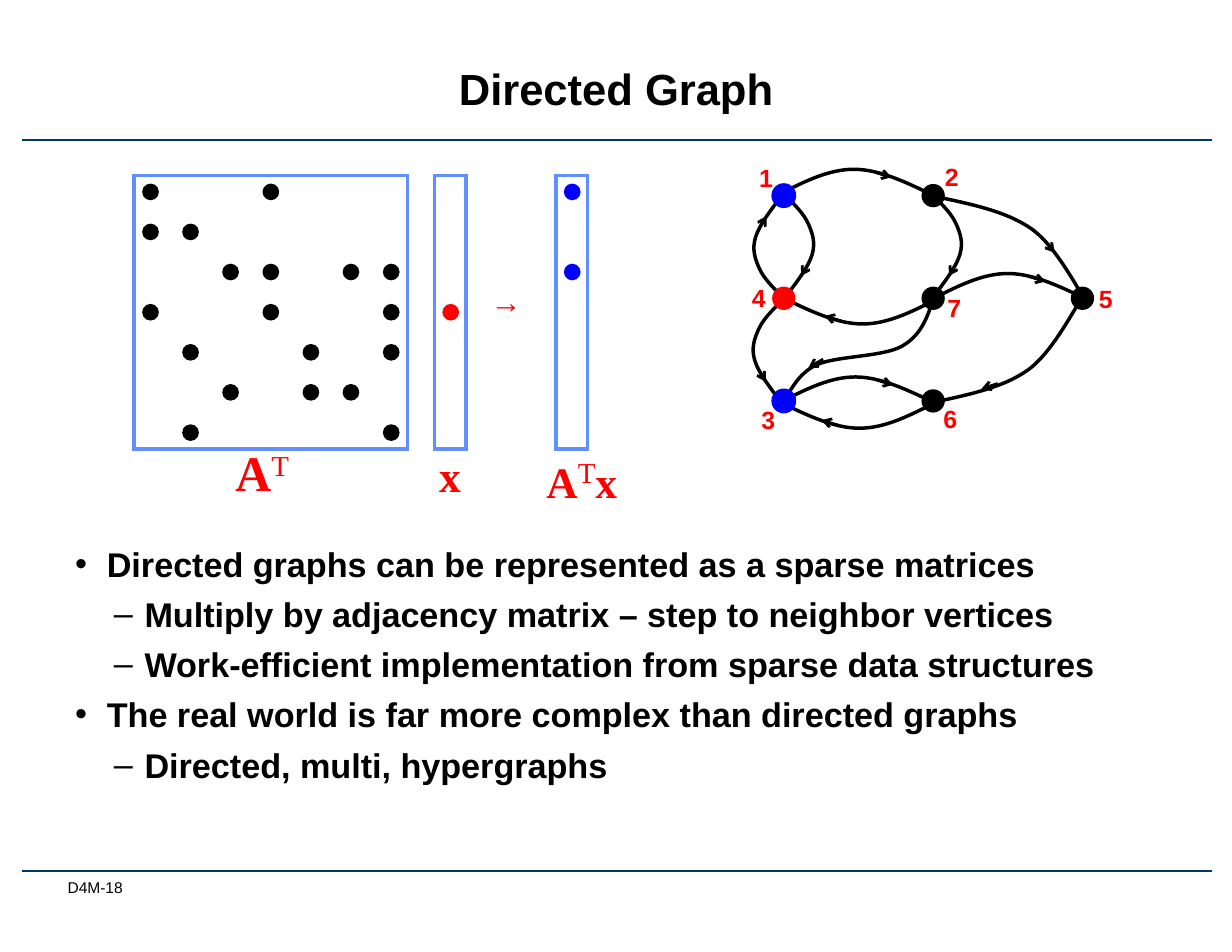
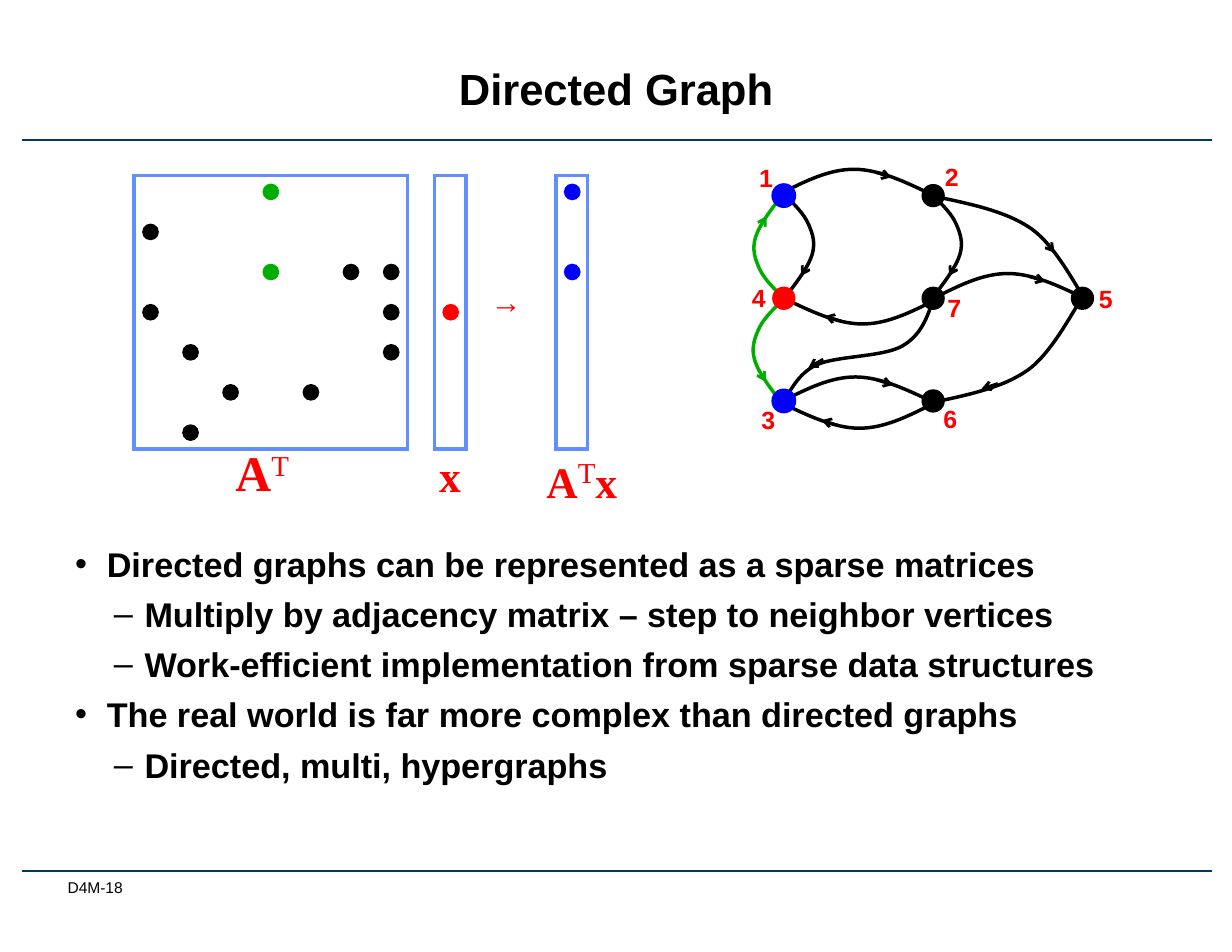
Before and after one commit to Accla/d4m, a slide deck: slide 18 of docs/Lec01-AssocArrays.pptx. Drawn at 1232x952 pixels with LibreOffice and Linux fonts; fonts in the diff are those of the drawing; background and template pictures are left out. Boxes give left, top, right and bottom in pixels: in the first picture for what was removed or moved away, otherwise in the second. Text is boxed around its words. In the diff, an @@ line names an element or a change of style, - is before the commit and + after.

Commit message:
fixed graph

```diff
--- a/docs/Lec01-AssocArrays.pptx
+++ b/docs/Lec01-AssocArrays.pptx
@@ ellipse at (262,184,279,200): fill #000000 to #00AE00 @@
@@ freeform shape at (752,196,781,296): outline #000000 2.25 pt to #00AE00 2.25 pt @@
@@ arrow (758, 231) - (766, 216): stroke #000000 1.75 pt to #00AE00 1.75 pt @@
@@ ellipse at (262,263,279,280): fill #000000 to #00AE00 @@
@@ freeform shape at (752,302,781,402): outline #000000 2.25 pt to #00AE00 2.25 pt @@
@@ arrow (757, 367) - (766, 382): stroke #000000 1.75 pt to #00AE00 1.75 pt @@
@@ group removed at (142,184,400,441): 7 ellipses @@
```
